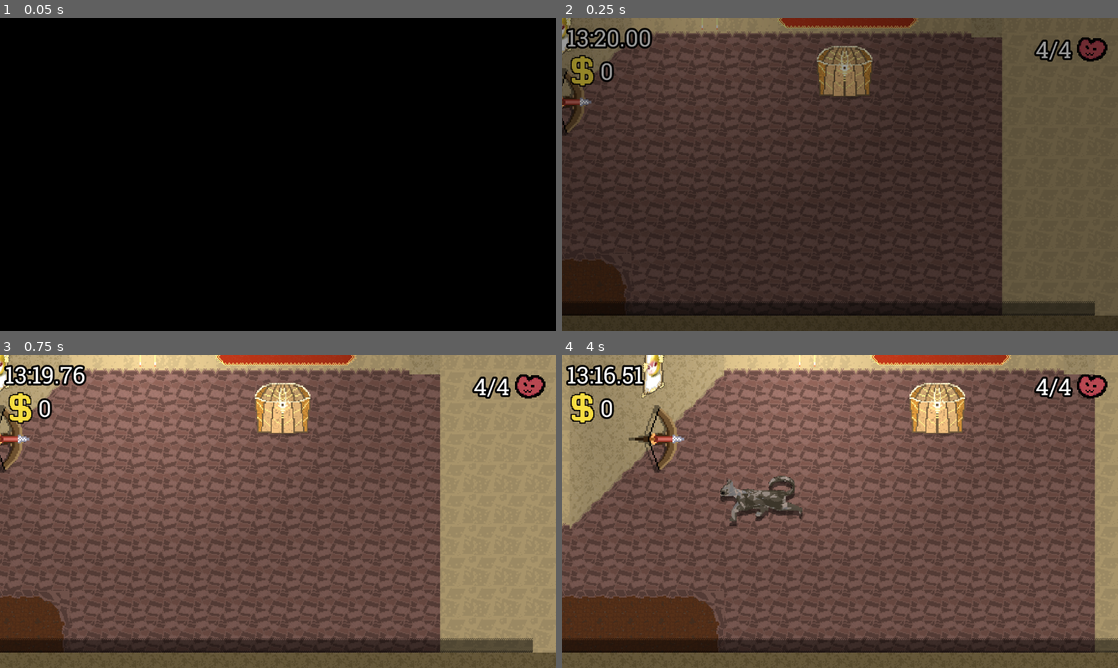
Above: before the commit, frames 1-4 (two rows, left to right).
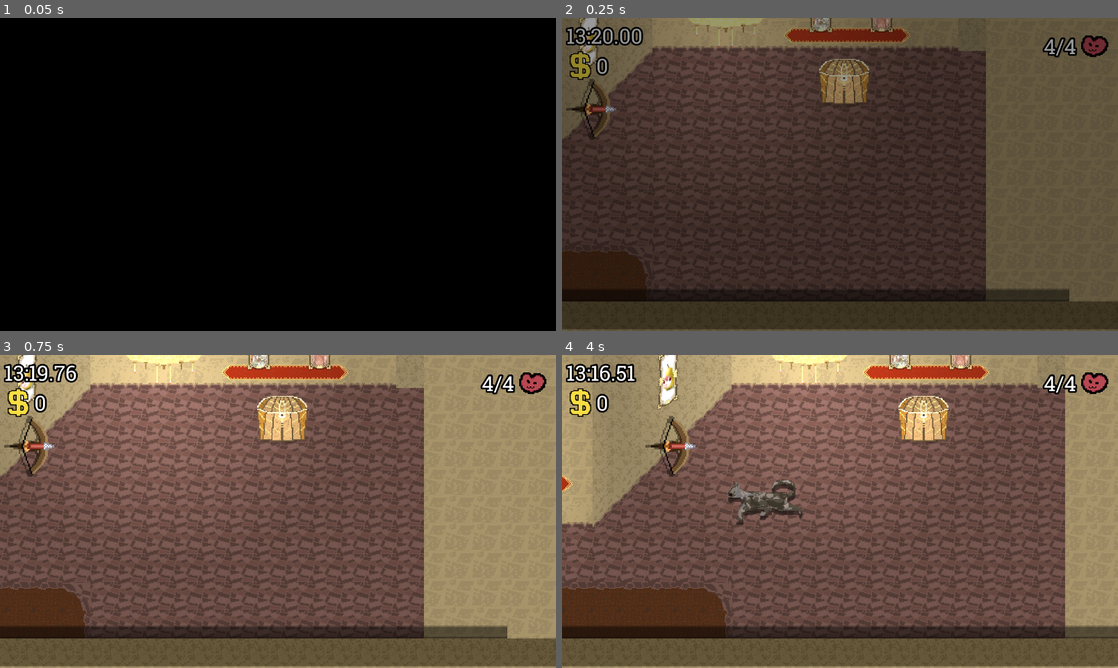
Above: after the commit, the same moments.

Repository: Emarald64/ancient-game-jam
Game: Godot game, scene res://source/main.tscn
The game is run twice, just before and just after one commit, with the same random seed, the same clock (stepped at 60 frames per second) and the same inputs.
Inputs:
- Up to frame 1 (0.05 s): no input
- Up to frame 2 (0.25 s): no input
- Up to frame 3 (0.75 s): hold D (move_right) from 0.53 s (still down)
- Up to frame 4 (4 s): release D (move_right) at 1.28 s; hold S (move_down) 1.28-2.03 s; hold D (move_right) 2.03-2.78 s; hold W (move_up) 2.78-3.53 s; hold A (move_left) from 3.53 s (still down)

Frame 1 is identical in both runs. In frame 2, 19% of the frame differs, in the area x 0-100%, y 0-100%; in frame 3, 37%; in frame 4, 42%.

Commit message:
changed resolution to 1280x720

Diff:
--- a/project.godot
+++ b/project.godot
@@ -26,6 +26,9 @@
 
 [display]
 
+window/size/viewport_width=1280
+window/size/viewport_height=720
+window/size/mode=2
 window/stretch/mode="viewport"
 
 [dotnet]
--- a/source/main.tscn
+++ b/source/main.tscn
@@ -100,6 +100,8 @@
 
 [node name="ScreenWipe" parent="UILayer" unique_id=1574779303 instance=ExtResource("7_d5d55")]
 unique_name_in_owner = true
+offset_left = -66.0
+offset_right = -46.0
 
 [node name="blehhh" type="ColorRect" parent="UILayer" unique_id=2136158774]
 visible = false
--- a/source/ui/screen_wipe.tscn
+++ b/source/ui/screen_wipe.tscn
@@ -43,7 +43,7 @@
 "times": PackedFloat32Array(0, 0.5),
 "transitions": PackedFloat32Array(0.5, 1),
 "update": 0,
-"values": [Vector2(20, 324), Vector2(605.5, 324)]
+"values": [Vector2(20, 398.375), Vector2(688.725, 395.415)]
 }
 tracks/1/type = "value"
 tracks/1/imported = false
@@ -70,7 +70,7 @@
 "times": PackedFloat32Array(0, 1),
 "transitions": PackedFloat32Array(0.5, 1),
 "update": 0,
-"values": [Vector2(605.5, 324), Vector2(20, 324)]
+"values": [Vector2(698.34, 406.565), Vector2(20, 395.43)]
 }
 tracks/1/type = "value"
 tracks/1/imported = false
@@ -82,7 +82,7 @@
 "times": PackedFloat32Array(0, 1),
 "transitions": PackedFloat32Array(0.5, 1),
 "update": 0,
-"values": [Vector2(-40, 0), Vector2(1152, 0)]
+"values": [Vector2(-40, 0), Vector2(1335.43, 0)]
 }
 
 [sub_resource type="AnimationLibrary" id="AnimationLibrary_ngkqo"]
--- a/source/ui/time_out_animation.tscn
+++ b/source/ui/time_out_animation.tscn
@@ -14,7 +14,7 @@
 "times": PackedFloat32Array(0),
 "transitions": PackedFloat32Array(1),
 "update": 0,
-"values": [Vector2(540, 613)]
+"values": [Vector2(540, 800)]
 }
 tracks/1/type = "value"
 tracks/1/imported = false
@@ -74,7 +74,7 @@
 "times": PackedFloat32Array(0),
 "transitions": PackedFloat32Array(1),
 "update": 0,
-"values": [Vector2(540, 613)]
+"values": [Vector2(540, 800)]
 }
 tracks/6/type = "value"
 tracks/6/imported = false
@@ -87,6 +87,18 @@
 "transitions": PackedFloat32Array(1),
 "update": 0,
 "values": [Color(0.07, 0.06430667, 0.027299998, 0)]
+}
+tracks/7/type = "value"
+tracks/7/imported = false
+tracks/7/enabled = true
+tracks/7/path = NodePath("Rock5:position")
+tracks/7/interp = 1
+tracks/7/loop_wrap = true
+tracks/7/keys = {
+"times": PackedFloat32Array(0),
+"transitions": PackedFloat32Array(1),
+"update": 0,
+"values": [Vector2(1055, -85.99999)]
 }
 
 [sub_resource type="Animation" id="Animation_lsecl"]
@@ -103,7 +115,7 @@
 "times": PackedFloat32Array(0, 0.1, 1, 2),
 "transitions": PackedFloat32Array(1, 2, 1, 0.210225),
 "update": 0,
-"values": [Vector2(540, 613), Vector2(540, 613), Vector2(540, 319), Vector2(540, 331)]
+"values": [Vector2(540, 1000), Vector2(540, 613), Vector2(540, 319), Vector2(540, 331)]
 }
 tracks/1/type = "value"
 tracks/1/imported = false
@@ -160,10 +172,10 @@
 tracks/5/interp = 1
 tracks/5/loop_wrap = true
 tracks/5/keys = {
-"times": PackedFloat32Array(0.5, 1.25, 2),
-"transitions": PackedFloat32Array(1, 1, 1),
-"update": 0,
-"values": [Vector2(540, 613), Vector2(540, 229), Vector2(540, 254)]
+"times": PackedFloat32Array(0, 0.5, 1.25, 2),
+"transitions": PackedFloat32Array(1, 1, 1, 1),
+"update": 0,
+"values": [Vector2(540, 1000), Vector2(540, 613), Vector2(540, 229), Vector2(540, 254)]
 }
 tracks/6/type = "value"
 tracks/6/imported = false
@@ -177,6 +189,18 @@
 "update": 0,
 "values": [Color(0.07, 0.06430667, 0.027299998, 0), Color(0.07, 0.06430667, 0.027299998, 1)]
 }
+tracks/7/type = "value"
+tracks/7/imported = false
+tracks/7/enabled = true
+tracks/7/path = NodePath("Rock5:position")
+tracks/7/interp = 1
+tracks/7/loop_wrap = true
+tracks/7/keys = {
+"times": PackedFloat32Array(0, 0.79076356, 1.1),
+"transitions": PackedFloat32Array(1, 1, 1),
+"update": 0,
+"values": [Vector2(1055, -85.99999), Vector2(1055, -85.99999), Vector2(1131.515, 408.709)]
+}
 
 [sub_resource type="AnimationLibrary" id="AnimationLibrary_ufgwo"]
 _data = {
@@ -203,9 +227,9 @@
 color = Color(0.07, 0.06430667, 0.027299998, 0)
 
 [node name="SandFar" type="Polygon2D" parent="." unique_id=838776775]
-position = Vector2(540, 613)
+position = Vector2(540, 800)
 color = Color(0.18, 0.16848001, 0.0936, 1)
-polygon = PackedVector2Array(-540, 55, -464, 79, -407, 76, -350, 64, -305, 51, -248, 53, -204, 63, -150, 40, -107, 36, -52, 47, 57, 54, 135, 57, 225, 39, 271, 51, 343, 64, 414, 49, 483, 38, 572, 50, 616, 82, 616, 330, -542, 330)
+polygon = PackedVector2Array(-540, 55, -464, 79, -407, 76, -350, 64, -305, 51, -248, 53, -204, 63, -150, 40, -107, 36, -52, 47, 57, 54, 135, 57, 225, 39, 271, 51, 343, 64, 414, 49, 483, 38, 661, 50, 815, 82, 892, 330, -542, 330)
 
 [node name="Rock2" type="Polygon2D" parent="." unique_id=1081163202]
 position = Vector2(389, -136)
@@ -227,10 +251,16 @@
 color = Color(0.16, 0.123333335, 0.072, 1)
 polygon = PackedVector2Array(-165, -68, -71, 63, 151, -51, 210, -284, -108, -294)
 
+[node name="Rock5" type="Polygon2D" parent="." unique_id=1315919347]
+position = Vector2(1055, -85.99999)
+rotation = -0.17834029
+color = Color(0.16, 0.123333335, 0.072, 1)
+polygon = PackedVector2Array(-165, -68, -71, 63, 151, -51, 210, -284, -108, -294)
+
 [node name="Sand" type="Polygon2D" parent="." unique_id=1773368448]
-position = Vector2(540, 613)
+position = Vector2(540, 800)
 color = Color(0.3, 0.2808, 0.156, 1)
-polygon = PackedVector2Array(-540, 55, -464, 79, -407, 76, -350, 64, -305, 51, -248, 53, -204, 63, -150, 40, -107, 36, -52, 47, 57, 54, 135, 57, 225, 39, 271, 51, 343, 64, 414, 49, 483, 38, 572, 50, 616, 82, 616, 330, -540, 330)
+polygon = PackedVector2Array(-540, 55, -464, 79, -407, 76, -350, 64, -305, 51, -248, 53, -204, 63, -150, 40, -107, 36, -52, 47, 57, 54, 135, 57, 225, 39, 271, 51, 343, 64, 414, 49, 483, 38, 648, 37, 780, 82, 809, 496.48587, -540, 483.48587)
 
 [node name="AnimationPlayer" type="AnimationPlayer" parent="." unique_id=1557496649]
 libraries/ = SubResource("AnimationLibrary_ufgwo")
